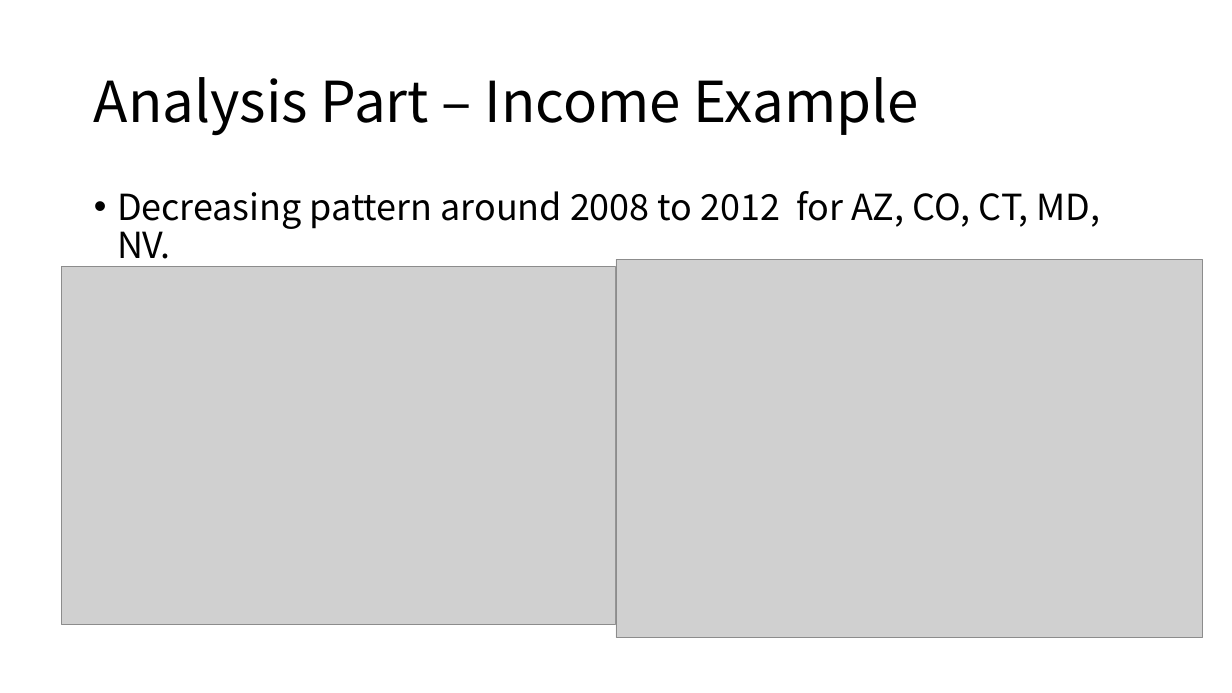
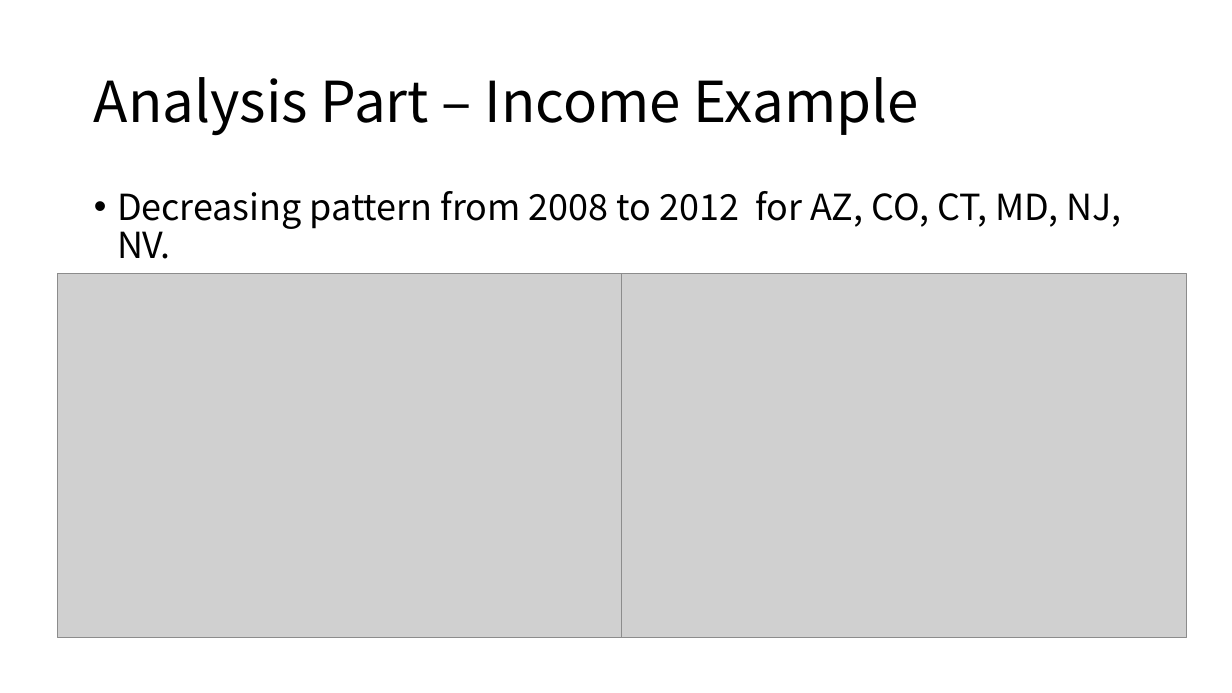
Before and after one commit to BU-Spark/ds-boston-bpda-br-census, a slide deck: slide 11 of Team 3 Project Deliverable/Final Presentation.pptx. Drawn at 1232x693 pixels with LibreOffice and Linux fonts; fonts in the diff are those of the drawing; grey boxes stand for pictures. Boxes give left, top, right and bottom in pixels: in the first picture for what was removed or moved away, otherwise in the second. Text is boxed around its words. In the diff, an @@ line names an element or a change of style, - is before the commit and + after.

```diff
--- a/Team 3 Project Deliverable/Final Presentation.pptx
+++ b/Team 3 Project Deliverable/Final Presentation.pptx
@@ text at <box>117,191,1121,259</box>: text changed @@
-• Decreasing pattern around 2008 to 2012 for AZ, CO, CT, MD, NV.
+• Decreasing pattern from 2008 to 2012 for AZ, CO, CT, MD, NJ, NV.
@@ picture: place and size @@
-picture at <box>62,266,616,624</box>
+picture at <box>57,274,622,638</box>
@@ picture: place and size @@
-picture at <box>616,260,1202,638</box>
+picture at <box>622,274,1187,638</box>
```
Also in this commit, not shown: 4 other slides changed, 1 other file.
